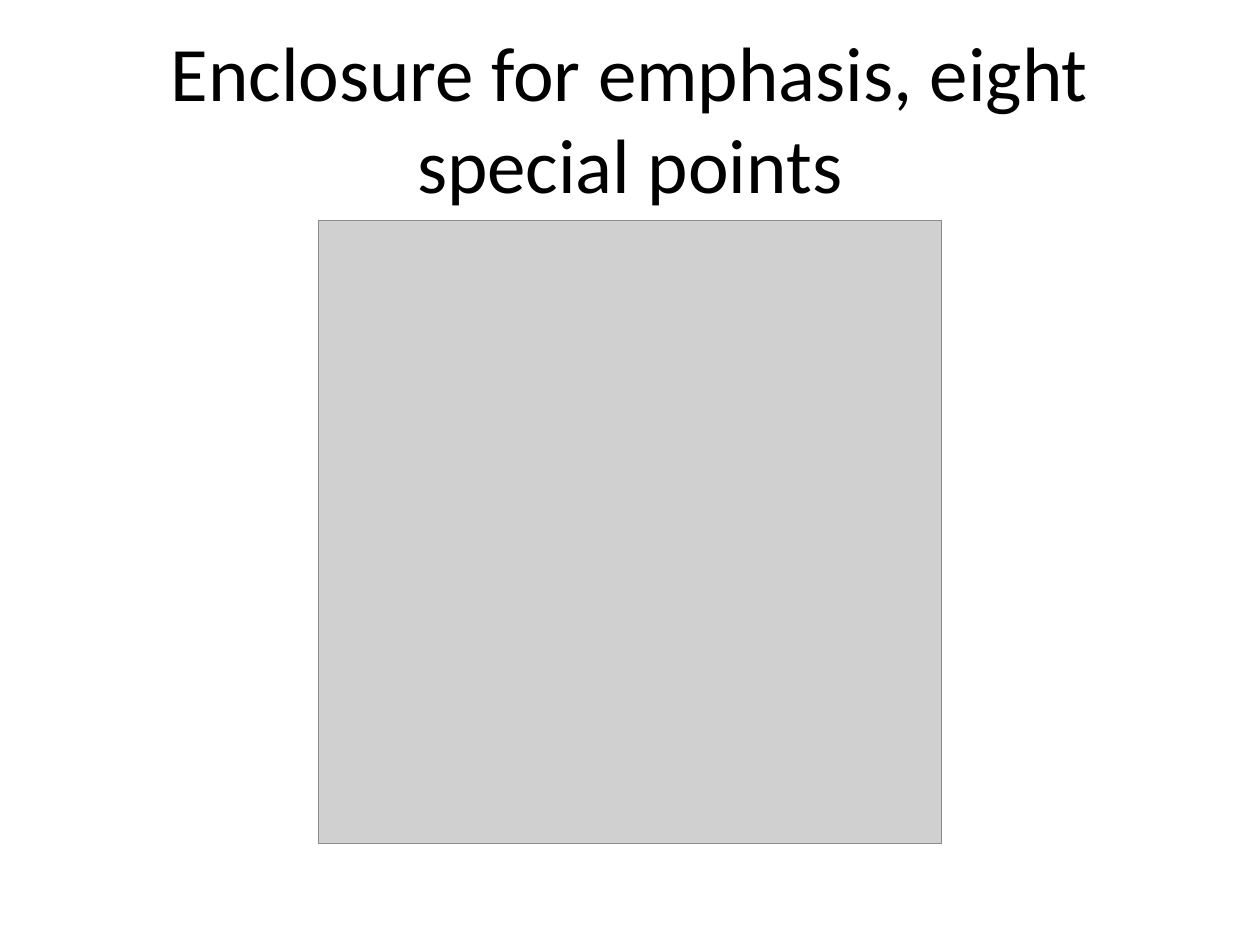
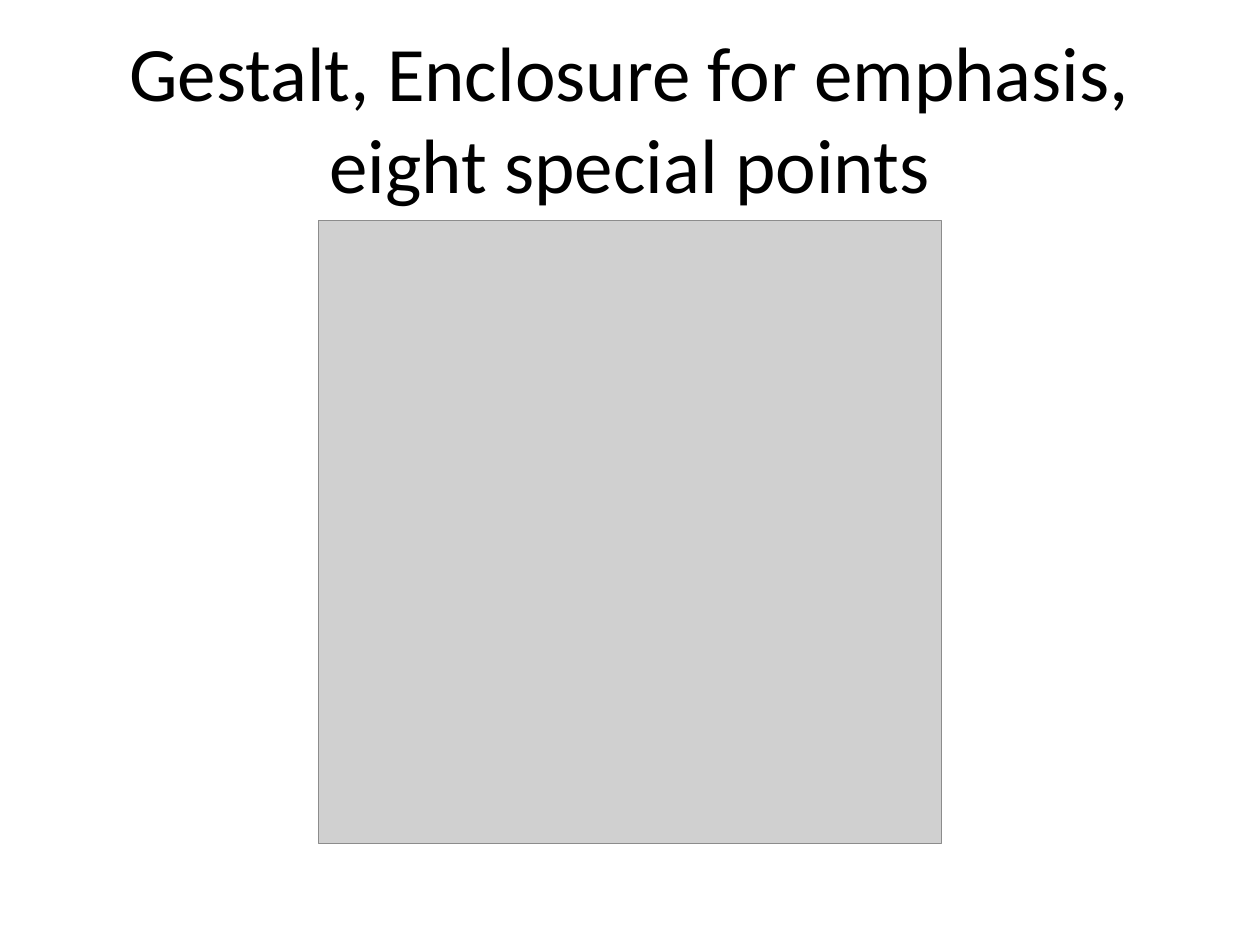
Before and after one commit to pmean/data-visualization, a slide deck: slide 22 of data-viz-03/src/complete-lecture-linegraphs.pptx (slide 20 before the commit). Drawn at 1260x945 pixels with LibreOffice and Linux fonts; fonts in the diff are those of the drawing; grey boxes stand for pictures. Boxes give left, top, right and bottom in pixels: in the first picture for what was removed or moved away, otherwise in the second. Text is boxed around its words. In the diff, an @@ line names an element or a change of style, - is before the commit and + after.

```diff
--- a/data-viz-03/src/complete-lecture-linegraphs.pptx
+++ b/data-viz-03/src/complete-lecture-linegraphs.pptx
@@ title at <box>129,47,1128,207</box>: text changed @@
-Enclosure for emphasis, eight special points
+Gestalt, Enclosure for emphasis, eight special points
```
Also in this commit, not shown: 16 other slides changed, 52 slides added, 23 slides removed, 5 other files.
